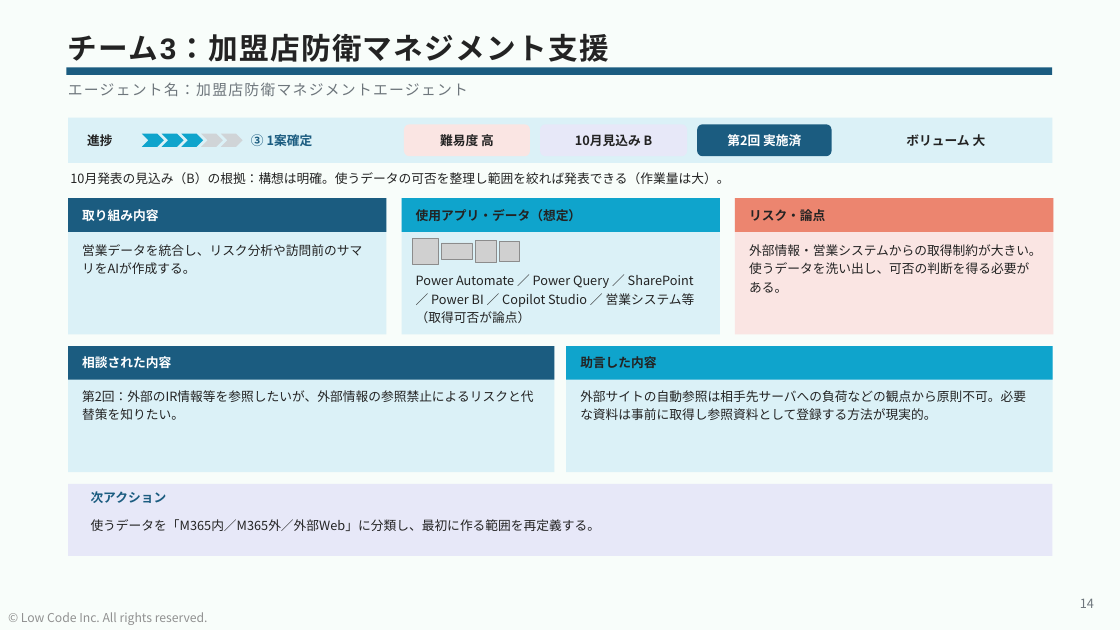
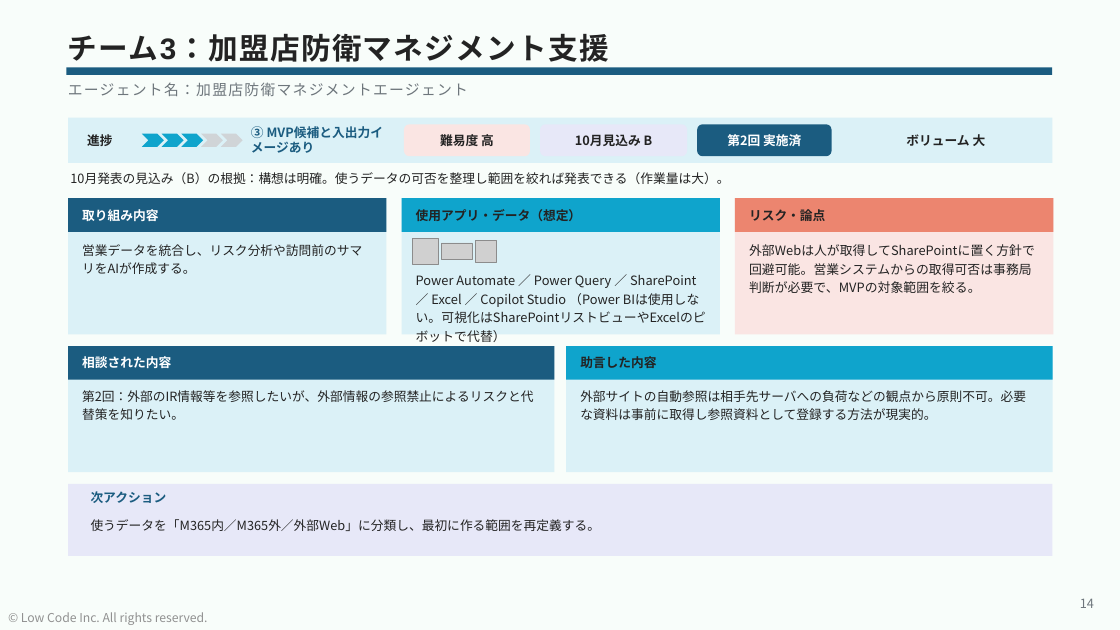
Before and after one commit to takuyanakamura881awc-beep/awc-naka881-repo, a slide deck: slide 14 of reports/CopilotStudio_ハッカソン_事前相談会②_状況報告_20260729.pptx. Drawn at 1120x630 pixels with LibreOffice and Linux fonts; fonts in the diff are those of the drawing; grey boxes stand for pictures. Boxes give left, top, right and bottom in pixels: in the first picture for what was removed or moved away, otherwise in the second. Text is boxed around its words. In the diff, an @@ line names an element or a change of style, - is before the commit and + after.

```diff
--- a/reports/CopilotStudio_ハッカソン_事前相談会②_状況報告_20260729.pptx
+++ b/reports/CopilotStudio_ハッカソン_事前相談会②_状況報告_20260729.pptx
@@ text at bbox=[251, 126, 264, 138]: text changed @@
-③ 1案確定
+③ MVP候補と入出力イメージあり
@@ picture removed at bbox=[500, 241, 520, 261] @@
@@ text at bbox=[749, 244, 1035, 293]: text changed; size 10.9 to 11 pt @@
-外部情報・営業システムからの取得制約が大きい。使うデータを洗い出し、可否の判断を得る必要がある。
+外部Webは人が取得してSharePointに置く方針で回避可能。営業システムからの取得可否は事務局判断が必要で、MVPの対象範囲を絞る。
@@ text at bbox=[416, 275, 706, 323]: text changed; size 10.9 to 11 pt @@
-Power Automate ／ Power Query ／ SharePoint ／ Power BI ／ Copilot Studio ／ 営業システム等（取得可否が論点）
+Power Automate ／ Power Query ／ SharePoint ／ Excel ／ Copilot Studio （Power BIは使用しない。可視化はSharePointリストビューやExcelのピボットで代替）
```
Also in this commit, not shown: 17 other slides changed, 1 other file.
